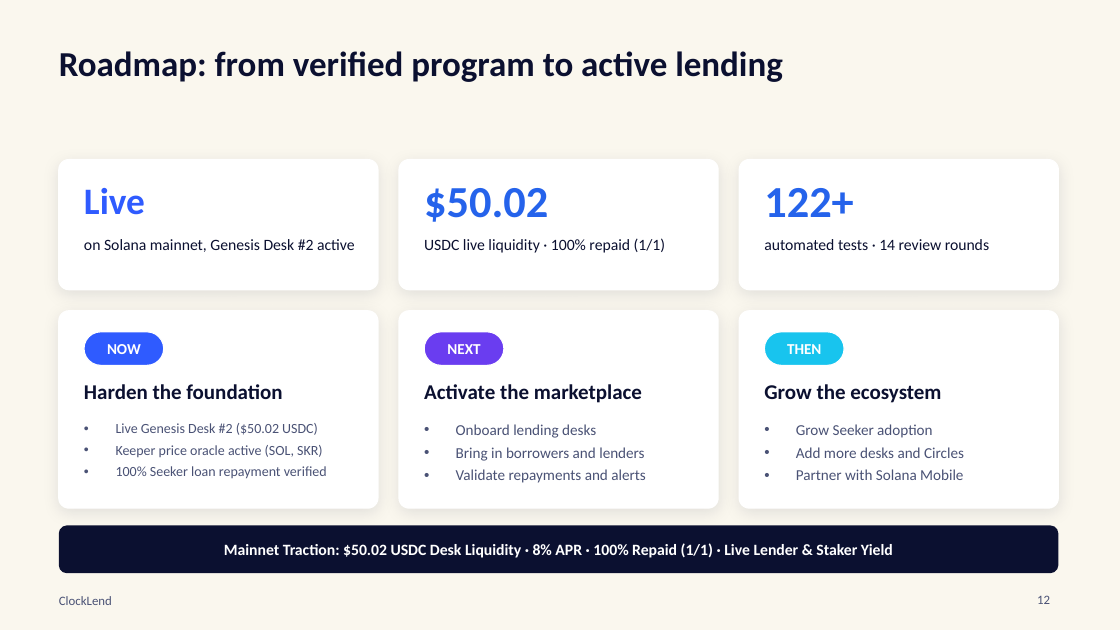
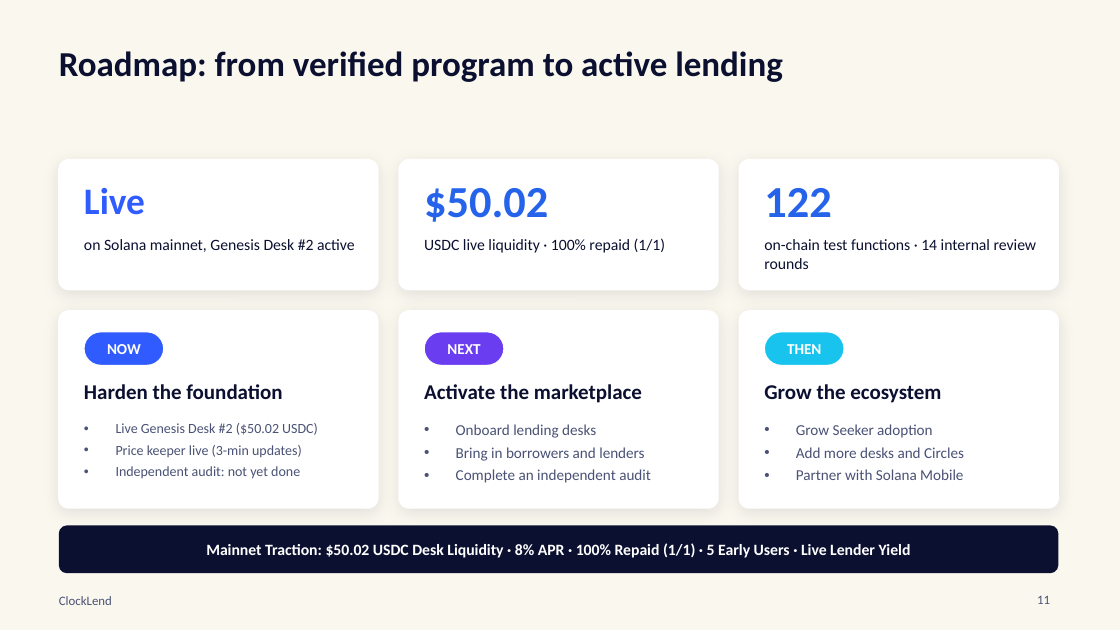
Before and after one commit to luckysitara/ClockLend, a slide deck: slide 11 of docs/ClockLend_Pitch_Deck_CLOCKIN.pptx (slide 12 before the commit). Drawn at 1120x630 pixels with LibreOffice and Linux fonts; fonts in the diff are those of the drawing. Boxes give left, top, right and bottom in pixels: in the first picture for what was removed or moved away, otherwise in the second. Text is boxed around its words. In the diff, an @@ line names an element or a change of style, - is before the commit and + after.

```diff
--- a/docs/ClockLend_Pitch_Deck_CLOCKIN.pptx
+++ b/docs/ClockLend_Pitch_Deck_CLOCKIN.pptx
@@ text at bbox=[764, 188, 831, 217]: text changed @@
-122+
+122
@@ text at bbox=[764, 239, 1037, 269]: text changed @@
-automated tests · 14 review rounds
+on-chain test functions · 14 internal review rounds
@@ text at bbox=[116, 445, 302, 479]: text changed @@
-• Keeper price oracle active (SOL, SKR)
-• 100% Seeker loan repayment verified
+• Price keeper live (3-min updates)
+• Independent audit: not yet done
@@ text at bbox=[456, 469, 651, 483]: text changed @@
-• Validate repayments and alerts
+• Complete an independent audit
@@ text in rounded rectangle at bbox=[206, 543, 911, 558]: text changed @@
-Mainnet Traction: $50.02 USDC Desk Liquidity · 8% APR · 100% Repaid (1/1) · Live Lender & Staker Yield
+Mainnet Traction: $50.02 USDC Desk Liquidity · 8% APR · 100% Repaid (1/1) · 5 Early Users · Live Lender Yield
@@ page number at bbox=[1037, 596, 1050, 604]: text changed @@
-12
+11
```
Also in this commit, not shown: 7 other slides changed, 3 slides added, 4 slides removed, 2 other files.
